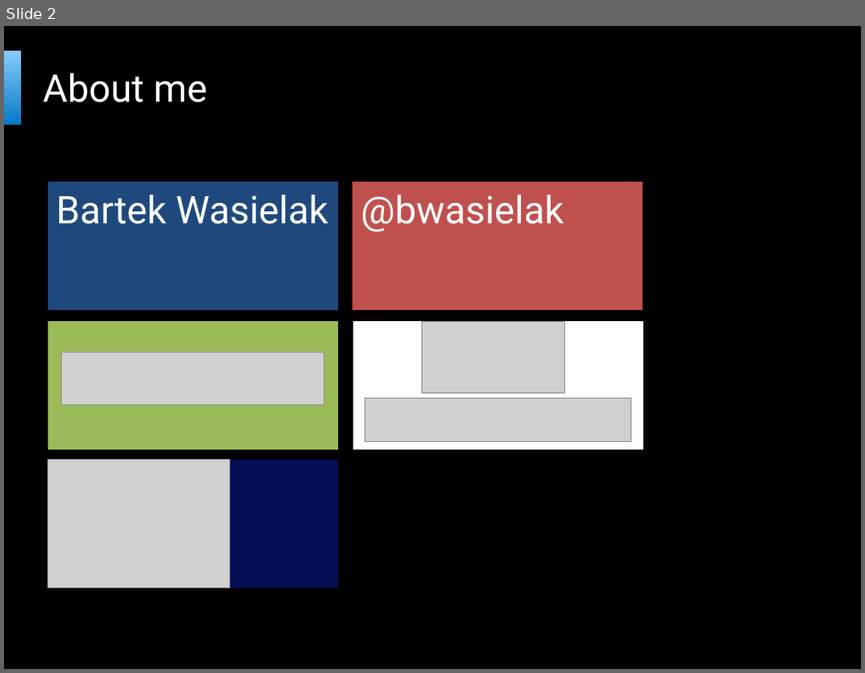
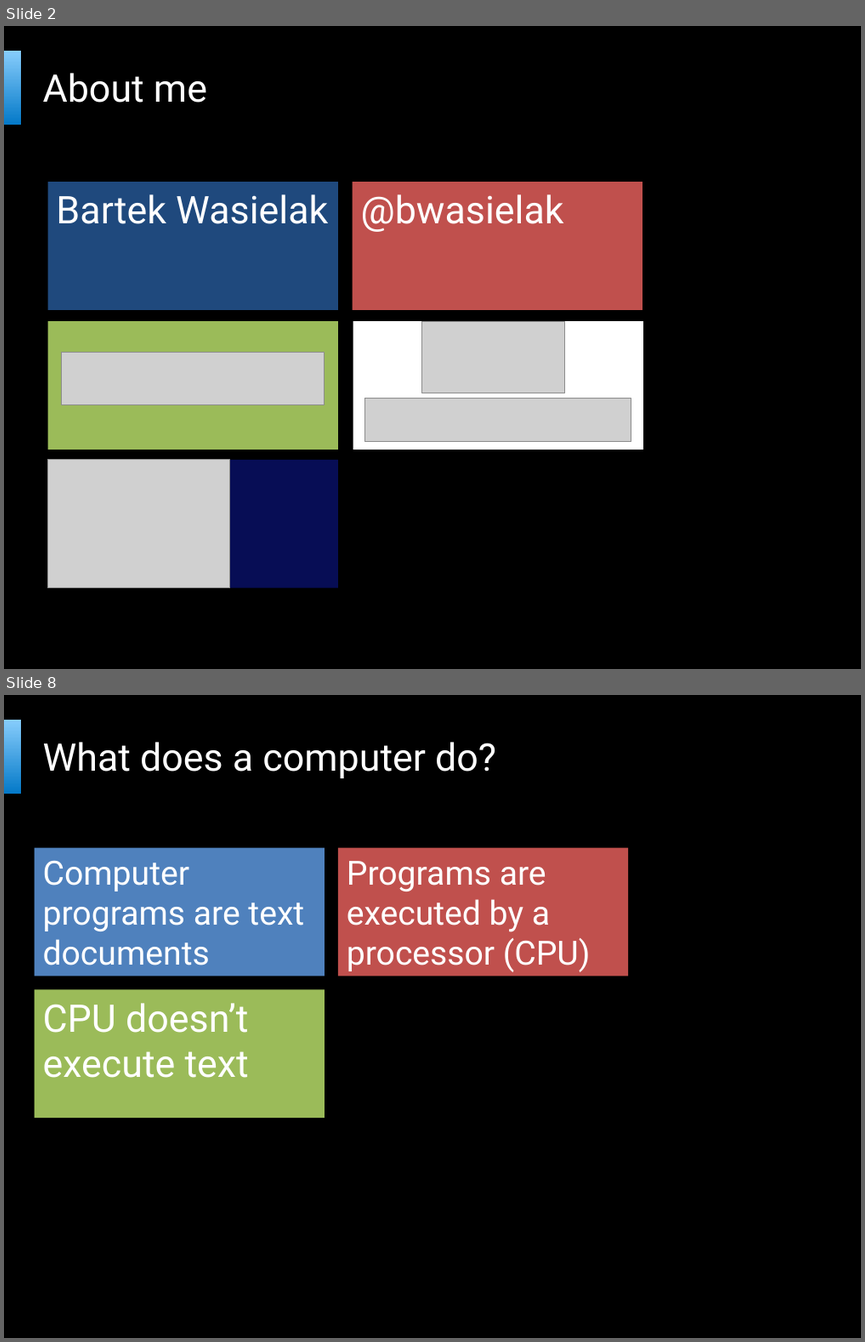
Before and after one commit to bartekwasielak/Presentation, a slide deck: Programming Made Easy.pptx. Shown one above the other, each under a label of ours: slide 2 before the commit, slides 2 and 8 after it; the slides between them are not shown. The pictures are 865x673 and 865x1342 pixels, drawn with LibreOffice and Linux fonts; fonts in the diff are those of the drawing; grey boxes stand for pictures; background and template pictures are left out. Boxes give left, top, right and bottom in pixels: in the first picture for what was removed or moved away, otherwise in the second. Text is boxed around its words. In the diff, an @@ line names an element or a change of style, - is before the commit and + after.

```diff
--- a/Programming Made Easy.pptx
+++ b/Programming Made Easy.pptx
@@ slide 8 added at (4, 695, 861, 1338), background picture (left out); not listed: 2 template elements that a slide beside it also shows @@
@@ title added at (43, 742, 496, 778), 32 pt, text #FFFFFF @@
+What does a computer do?
@@ text added at (34, 847, 324, 976), fill #4F81BD, 28 pt, text #FFFFFF @@
+Computer programs are text documents
@@ text added at (338, 847, 629, 976), fill #C0504D, 28 pt, text #FFFFFF @@
+Programs are executed by a processor (CPU)
@@ text added at (34, 990, 324, 1118), fill #9BBB59, 32 pt, text #FFFFFF @@
+CPU doesn’t execute text
```
Also in this commit, not shown: 1 slide changed, 12 other slides added.
